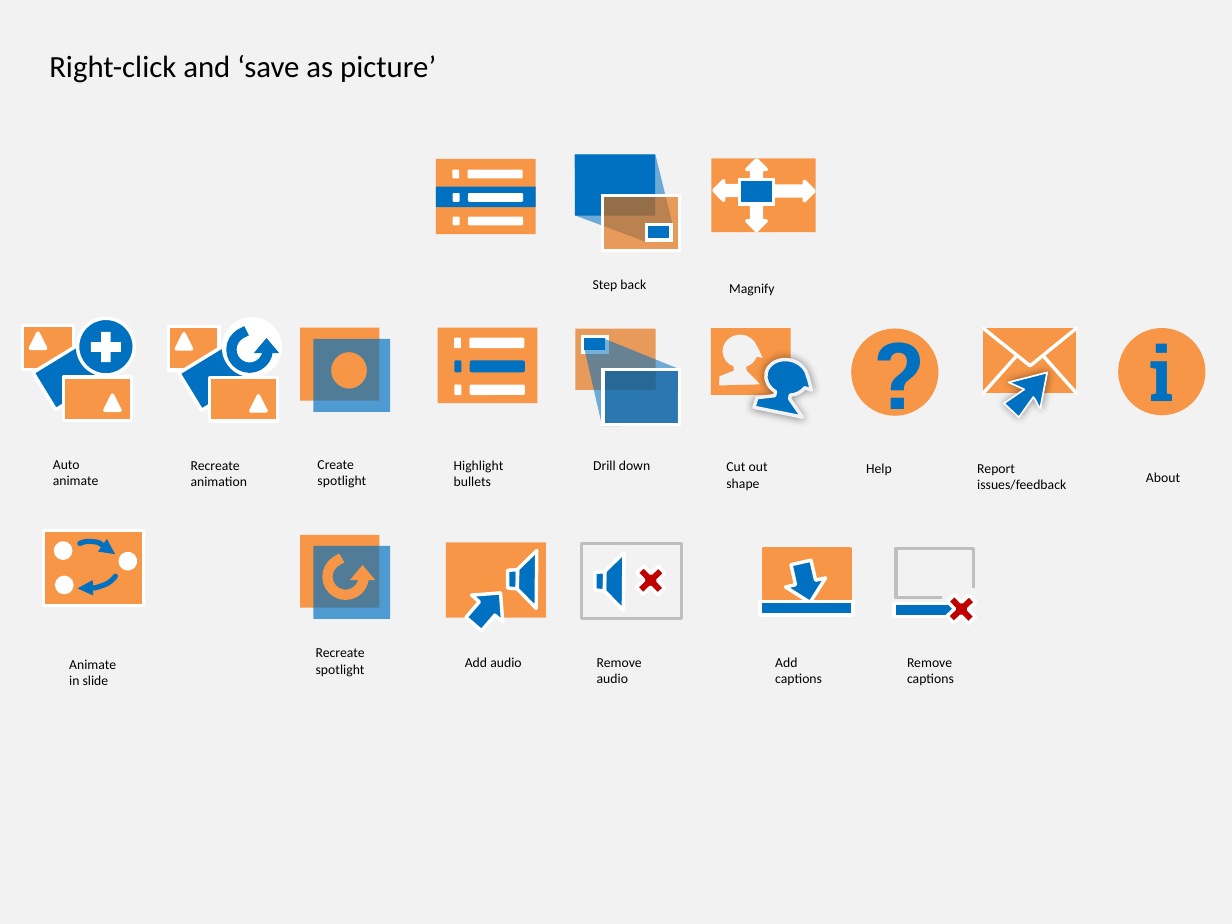
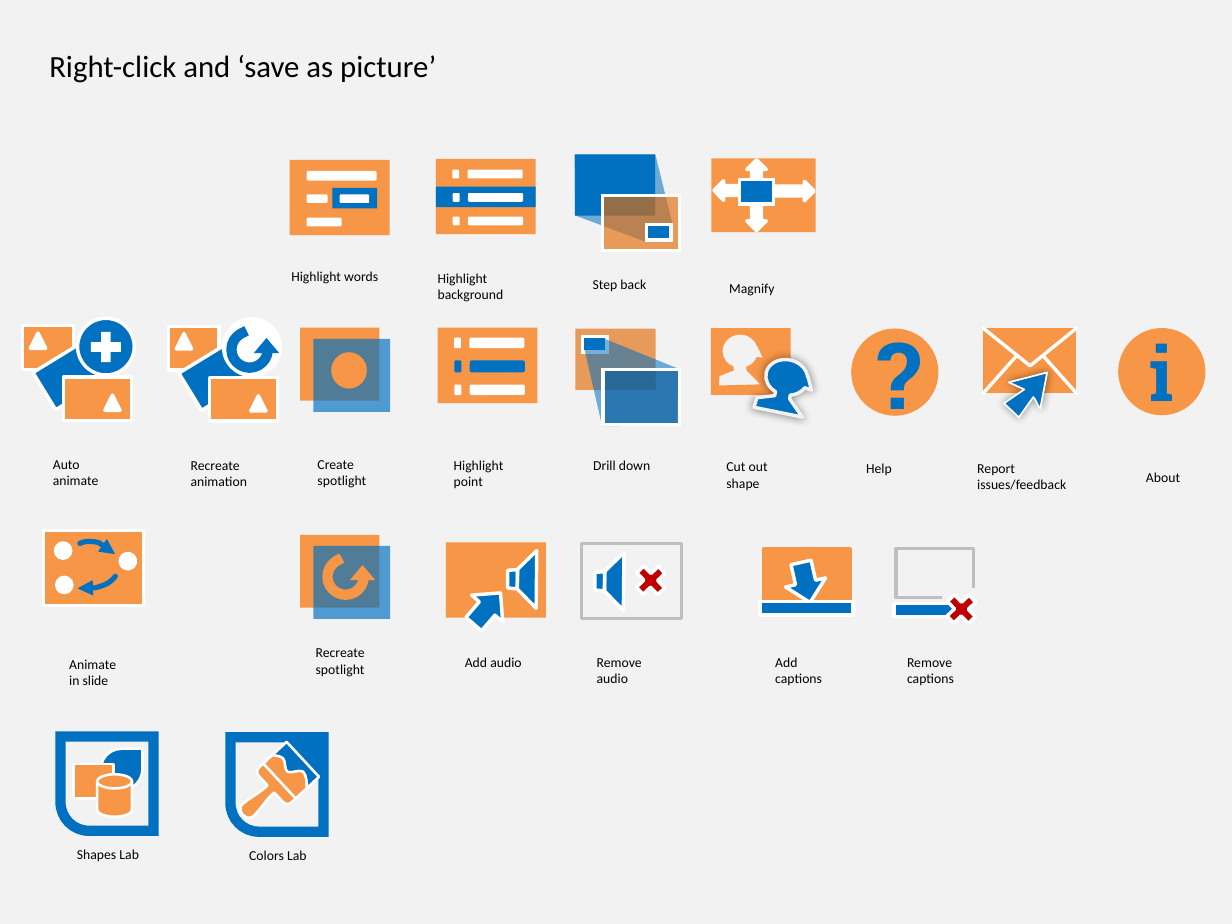
Before and after one commit to PowerPointLabs/PowerPointLabs, a slide deck: slide 1 of doc/Icons.pptx. Drawn at 1232x924 pixels with LibreOffice and Linux fonts; fonts in the diff are those of the drawing. Boxes give left, top, right and bottom in pixels: in the first picture for what was removed or moved away, otherwise in the second. Text is boxed around its words. In the diff, an @@ line names an element or a change of style, - is before the commit and + after.

Commit message:
added icons for colors lab, shapes lab, highlight words

```diff
--- a/doc/Icons.pptx
+++ b/doc/Icons.pptx
@@ group added at (290,160,389,235): 4 rounded rectangles, 2 rectangles @@
@@ text added at (291,271,378,284), 8 pt, text #000000 @@
+Highlight words
@@ text added at (438,273,504,302), 8 pt, text #000000 @@
+Highlight background
@@ text at (454,460,504,488): text changed @@
-Highlight bullets
+Highlight point
@@ freeform shape added at (231,737,325,832), outline #0070C0 6 pt @@
@@ rectangle added at (264,741,319,797), fill #0070C0, outline #FFFFFF 1.5 pt @@
@@ freeform shape added at (264,748,314,799), fill #F79646, outline #FFFFFF 1.5 pt @@
@@ freeform shape added at (285,736,323,779), fill #0070C0 @@
@@ group added at (61,736,155,831): 1 freeform shape, 1 teardrop, 1 rectangle, 1 cylinder @@
@@ freeform shape added at (230,763,296,830), fill #F79646, outline #FFFFFF 1.5 pt @@
@@ text added at (77,849,139,862), 8 pt, text #000000 @@
+Shapes Lab
@@ text added at (249,850,307,860), 8 pt, text #000000 @@
+Colors Lab
```
